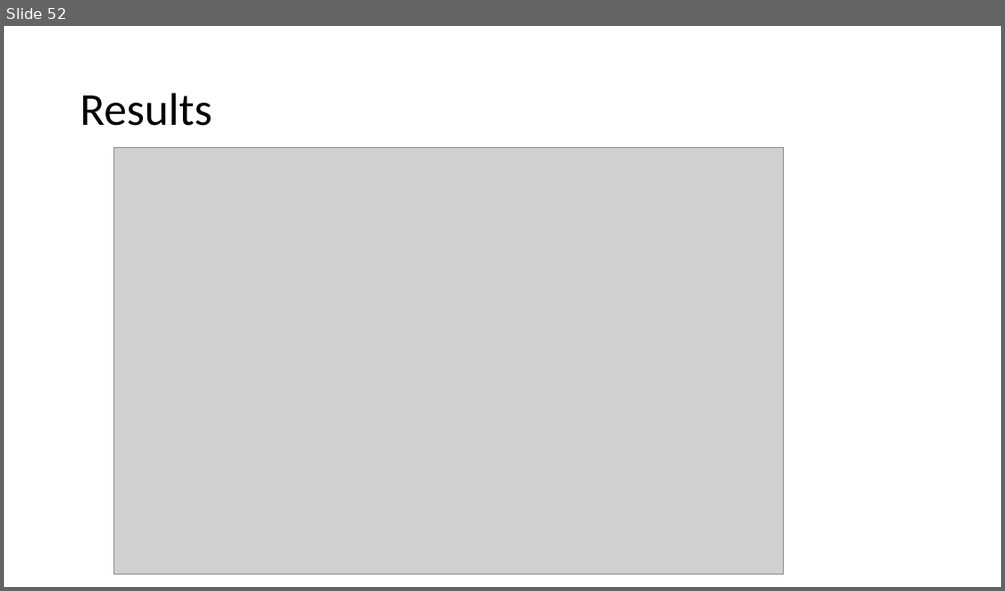
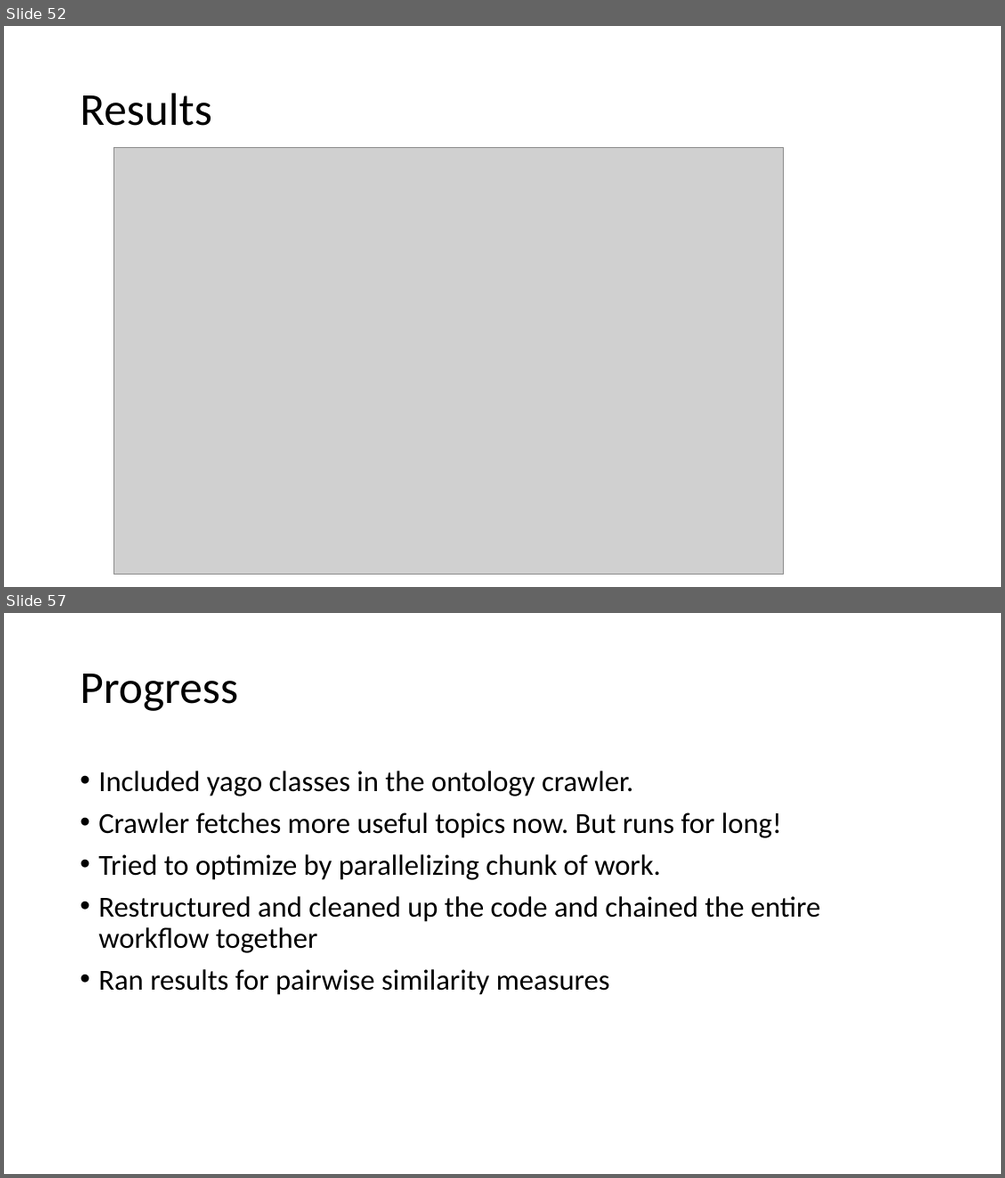
Before and after one commit to yeshbash/CS297, a slide deck: CS297-2.pptx. Shown one above the other, each under a label of ours: slide 52 before the commit, slides 52 and 57 after it; the slides between them are not shown. The pictures are 1005x591 and 1005x1178 pixels, drawn with LibreOffice and Linux fonts; fonts in the diff are those of the drawing; grey boxes stand for pictures. Boxes give left, top, right and bottom in pixels: in the first picture for what was removed or moved away, otherwise in the second. Text is boxed around its words. In the diff, an @@ line names an element or a change of style, - is before the commit and + after.

Commit message:
Restructuring Similarity and Pairwise Plotting

```diff
--- a/CS297-2.pptx
+++ b/CS297-2.pptx
@@ slide 57 added at bbox=[4, 613, 1001, 1174], background #FFFFFF @@
@@ title added at bbox=[80, 674, 238, 711], 44 pt, text #000000 @@
+Progress
@@ text added at bbox=[98, 771, 820, 995], 28 pt, text #000000 @@
+• Included yago classes in the ontology crawler.
+• Crawler fetches more useful topics now. But runs for long!
+• Tried to optimize by parallelizing chunk of work.
+• Restructured and cleaned up the code and chained the entire workflow together
+• Ran results for pairwise similarity measures
```
Also in this commit, not shown: 7 other slides added, 8 other files.
